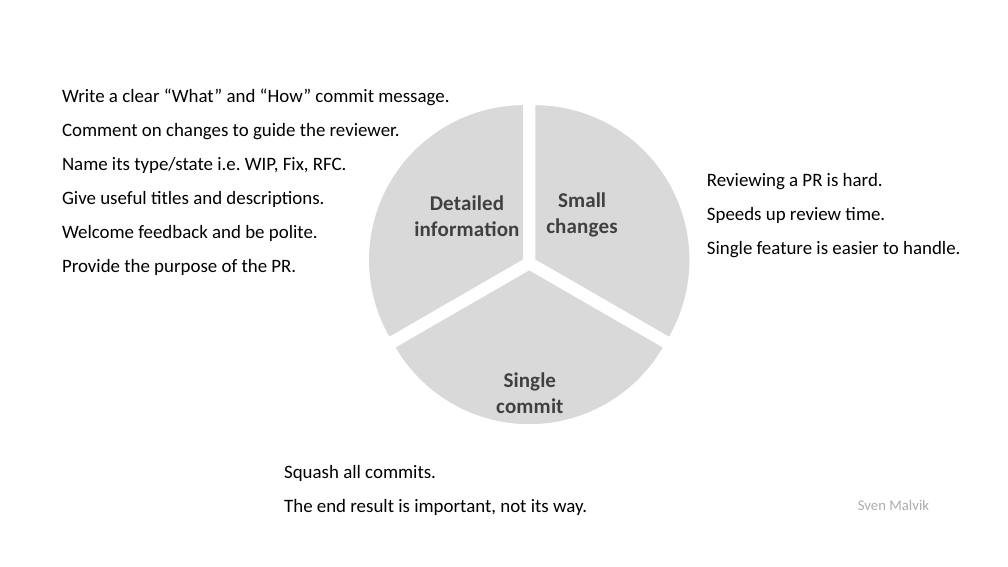
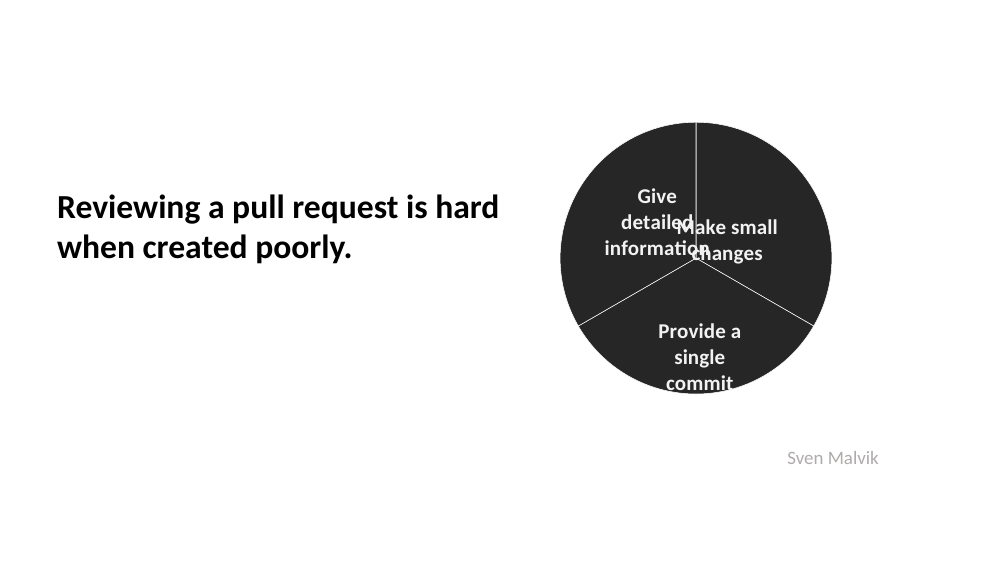
Before and after one commit to svenmalvik/insights, a slide deck: slide 1 of insights.pptx. Drawn at 1008x567 pixels with LibreOffice and Linux fonts; fonts in the diff are those of the drawing. Boxes give left, top, right and bottom in pixels: in the first picture for what was removed or moved away, otherwise in the second. Text is boxed around its words. In the diff, an @@ line names an element or a change of style, - is before the commit and + after.

Commit message:
Added Single-Container Management Pattern

```diff
--- a/insights.pptx
+++ b/insights.pptx
@@ text removed at (62,88,449,275) @@
-Write a clear “What” and “How” commit message.
-Comment on changes to guide the reviewer.
-Name its type/state i.e. WIP, Fix, RFC.
-Give useful titles and descriptions.
-Welcome feedback and be polite.
-Provide the purpose of the PR.
@@ pie chart at (414,76,975,487) @@
-categories: Small changes, Single commit, Detailed information
+categories: Make small changes, Provide a single commit, Give detailed information
@@ data labels of Series 1 changed @@
@@ colours of single points changed @@
@@ pie chart: place and size @@
-pie chart at (231,81,793,492)
+pie chart at (414,76,975,487)
@@ text removed at (707,173,960,258) @@
-Reviewing a PR is hard.
-Speeds up review time.
-Single feature is easier to handle.
@@ text added at (57,194,499,264), 32 pt, text #000000, bold @@
+Reviewing a pull request is hard
+when created poorly.
@@ text "Sven Malvik": place and size @@
-text "Sven Malvik" at (858,500,929,510)
+text "Sven Malvik" at (787,451,879,464)
@@ text "Sven Malvik" at (787,451,879,464): size 14 to 18 pt @@
@@ text removed at (284,465,587,515) @@
-Squash all commits.
-The end result is important, not its way.
```
Also in this commit, not shown: 1 other file.
